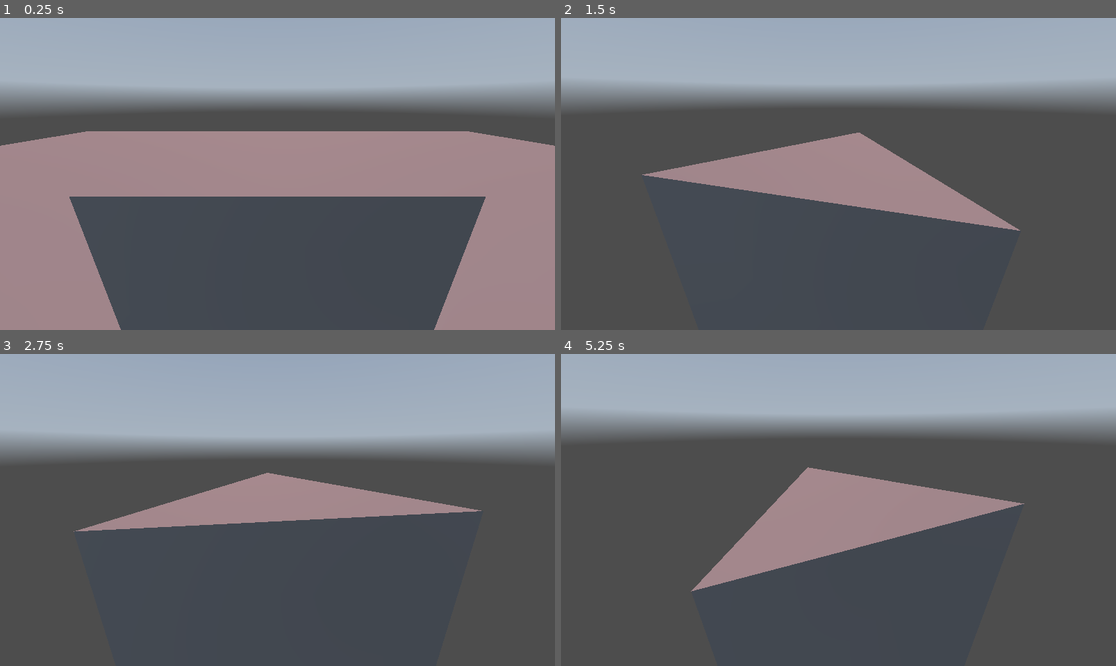
Above: before the commit, frames 1-4 (two rows, left to right).
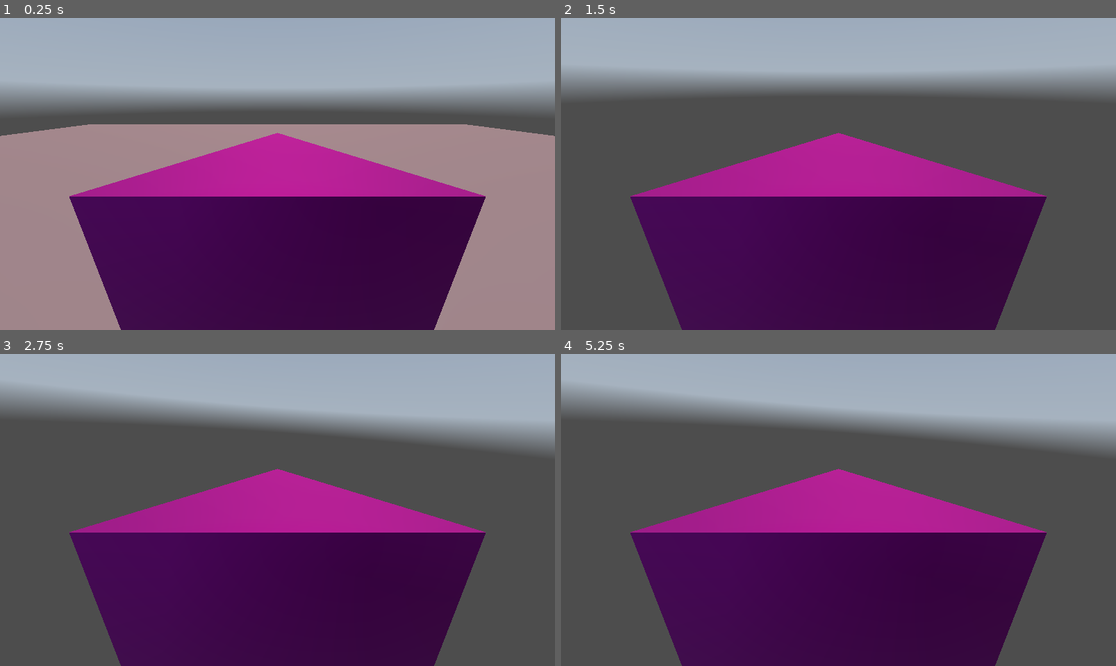
Above: after the commit, the same moments.

Repository: tom-mcgreal11/godot-testing
Game: Godot game, scene res://assets/node_3d.tscn
Two runs of this game, one before a commit and one after it. Both use one fixed random seed, a clock stepped at 60 frames per second and the inputs below. A sky picture missing from this copy of the repository is replaced by a grey-blue gradient.
Inputs (mouse positions are in pixels of both pictures, inside the frame that each line leads up to):
- Up to frame 1 (0.25 s): no input
- Up to frame 2 (1.5 s): tap Enter at 0.5 s; move the mouse to (866, 174) at 0.52 s; hold W (move_forward) from 0.53 s (still down); tap Down (look_down, bound only after the commit) at 0.6 s; tap Space (jump) at 0.77 s; tap Up (look_up, bound only after the commit) at 0.8, 1.35 s; move the mouse to (810, 174) at 1.27 s
- Up to frame 3 (2.75 s): keep holding W (move_forward); tap Space (jump) at 1.52, 2 s; tap Left (rotate_anticlockwise, bound only after the commit) at 1.55, 2.1 s; move the mouse to (288, 503) at 2.02 s; tap Right (rotate_clockwise, bound only after the commit) at 2.3 s
- Up to frame 4 (5.25 s): tap Enter at 2.75, 4.25 s; move the mouse to (832, 516) at 2.77 s; tap Right (rotate_clockwise, bound only after the commit) at 2.85 s; tap Space (jump) at 3.02, 3.5, 3.77, 4.52, 5 s; tap Down (look_down, bound only after the commit) at 3.05 s; move the mouse to (877, 513) at 3.52 s; hold Right mouse button (toggle_mouse_capture) 3.53-4.28 s; tap Up (look_up, bound only after the commit) at 3.8 s; move the mouse to (672, 463) at 4.27 s; release W (move_forward) at 4.28 s; hold A (move_left) 4.28-5.03 s; tap Mouse wheel down (wheel_down) at 4.35 s; tap Left (rotate_anticlockwise, bound only after the commit) at 4.55 s; move the mouse to (866, 510) at 5.02 s; hold S (move_backward) from 5.03 s (still down); hold Mouse wheel up (wheel_up) from 5.03 s (still down)

The runs differ from the first frame. In frame 1, 38% of the frame differs, in the area x 0-100%, y 34-100%; in frame 2, 46%; in frame 3, 51%, in the area x 0-100%, y 11-100%; in frame 4, 44%.

Commit message:
Added rotations, 5 degrees of freedom

Diff:
--- a/assets/ship.tscn
+++ b/assets/ship.tscn
@@ -1,9 +1,16 @@
-[gd_scene load_steps=5 format=3 uid="uid://cerl7c5vvp5sk"]
+[gd_scene load_steps=6 format=3 uid="uid://cerl7c5vvp5sk"]
 
 [ext_resource type="Script" uid="uid://cqljs2jaf4htx" path="res://camera_spring.gd" id="1_laron"]
 [ext_resource type="Script" uid="uid://dx88ajv2ceue" path="res://assets/ship_movement.gd" id="1_x1h0q"]
 
+[sub_resource type="StandardMaterial3D" id="StandardMaterial3D_x1h0q"]
+albedo_color = Color(0.7348194, 0.117840104, 0.73296076, 1)
+metallic = 1.0
+metallic_specular = 0.75
+roughness = 0.7
+
 [sub_resource type="PrismMesh" id="PrismMesh_x1h0q"]
+material = SubResource("StandardMaterial3D_x1h0q")
 
 [sub_resource type="ConvexPolygonShape3D" id="ConvexPolygonShape3D_wwg4n"]
 points = PackedVector3Array(-0.5, -0.5, -0.5, 0.014651676, 0.47069666, 0.47069666, 0.073521286, 0.35295743, 0.47060993, -0.5, -0.5, 0.5, 0.5, -0.5, -0.5, -0.014651676, 0.47069666, -0.47069666, 0.5, -0.5, 0.5, -0.014651676, 0.47069666, 0.47069666, 0.014651676, 0.47069666, -0.47069666)
--- a/assets/ship_movement.gd
+++ b/assets/ship_movement.gd
@@ -3,18 +3,29 @@
 @onready var speed := 20
 @onready var gravity := 9.8
 @onready var jump_strength := 10
+@onready var yaw_rate := 1
+@onready var rotate_rate := 1
+@onready var look_rate := 1
 
 func _physics_process(delta: float) -> void:
 	var direction = Vector3.ZERO
-
-	direction.z = Input.get_axis("move_forward", "move_backward") * speed
-	direction.x = Input.get_axis("move_left", "move_right") * speed
-
+	var yaw_input := 0
+	var rotate_input := 0
+	var look_input := 0
+	direction = -(-transform.basis.z * Input.get_axis("move_forward", "move_backward") \
+	-transform.basis.x * Input.get_axis("move_left", "move_right"))
+	#rotate(Vector3.RIGHT, 1.0 * delta)
+	yaw_input = - Input.get_axis("yaw_left", "yaw_right") * yaw_rate
+	rotate(Vector3.UP, yaw_input * delta)
+	rotate_input = Input.get_axis("rotate_anticlockwise", "rotate_clockwise") * rotate_rate
+	rotate(Vector3.FORWARD, rotate_input * delta)
+	look_input = Input.get_axis("look_up", "look_down") * look_rate
+	rotate(Vector3.RIGHT, look_input * delta )
 
 	if not is_on_floor():
 		direction.y -= gravity * delta
 	else:
 		if Input.is_action_pressed("jump"):
 			direction.y += jump_strength
-	velocity = direction
+	velocity = direction * speed
 	move_and_slide()
--- a/camera_spring.gd
+++ b/camera_spring.gd
@@ -6,11 +6,11 @@
 	Input.set_mouse_mode(Input.MOUSE_MODE_CAPTURED)
 
 func _unhandled_input(event: InputEvent) -> void:
-	if event is InputEventMouseMotion && Input.mouse_mode == 2:
-		rotation.y -= event.relative.x * mouse_sensitivity
-		rotation.y = wrapf(rotation.y, 0 , TAU)
-		rotation.x -= event.relative.y * mouse_sensitivity
-		rotation.x = clamp(rotation.x, -PI/2, PI/4)
+	#if event is InputEventMouseMotion && Input.mouse_mode == 2:
+	#	rotation.y -= event.relative.x * mouse_sensitivity
+	#	rotation.y = wrapf(rotation.y, 0 , TAU)
+	#	rotation.x -= event.relative.y * mouse_sensitivity
+	#	rotation.x = clamp(rotation.x, -PI/2, PI/4)
 
 	if event.is_action_pressed("wheel_up"):
 		spring_length -= 0.1
--- a/project.godot
+++ b/project.godot
@@ -57,3 +57,33 @@
 "events": [Object(InputEventKey,"resource_local_to_scene":false,"resource_name":"","device":-1,"window_id":0,"alt_press …(191 unchanged characters)…
 ]
 }
+yaw_left={
+"deadzone": 0.2,
+"events": [Object(InputEventKey,"resource_local_to_scene":false,"resource_name":"","device":-1,"window_id":0,"alt_pressed":false,"shift_pressed":false,"ctrl_pressed":false,"meta_pressed":false,"pressed":false,"keycode":0,"physical_keycode":81,"key_label":0,"unicode":113,"location":0,"echo":false,"script":null)
+]
+}
+yaw_right={
+"deadzone": 0.2,
+"events": [Object(InputEventKey,"resource_local_to_scene":false,"resource_name":"","device":-1,"window_id":0,"alt_pressed":false,"shift_pressed":false,"ctrl_pressed":false,"meta_pressed":false,"pressed":false,"keycode":0,"physical_keycode":69,"key_label":0,"unicode":101,"location":0,"echo":false,"script":null)
+]
+}
+rotate_anticlockwise={
+"deadzone": 0.2,
+"events": [Object(InputEventKey,"resource_local_to_scene":false,"resource_name":"","device":-1,"window_id":0,"alt_pressed":false,"shift_pressed":false,"ctrl_pressed":false,"meta_pressed":false,"pressed":false,"keycode":0,"physical_keycode":4194319,"key_label":0,"unicode":0,"location":0,"echo":false,"script":null)
+]
+}
+rotate_clockwise={
+"deadzone": 0.2,
+"events": [Object(InputEventKey,"resource_local_to_scene":false,"resource_name":"","device":-1,"window_id":0,"alt_pressed":false,"shift_pressed":false,"ctrl_pressed":false,"meta_pressed":false,"pressed":false,"keycode":0,"physical_keycode":4194321,"key_label":0,"unicode":0,"location":0,"echo":false,"script":null)
+]
+}
+look_up={
+"deadzone": 0.2,
+"events": [Object(InputEventKey,"resource_local_to_scene":false,"resource_name":"","device":-1,"window_id":0,"alt_pressed":false,"shift_pressed":false,"ctrl_pressed":false,"meta_pressed":false,"pressed":false,"keycode":0,"physical_keycode":4194320,"key_label":0,"unicode":0,"location":0,"echo":false,"script":null)
+]
+}
+look_down={
+"deadzone": 0.2,
+"events": [Object(InputEventKey,"resource_local_to_scene":false,"resource_name":"","device":-1,"window_id":0,"alt_pressed":false,"shift_pressed":false,"ctrl_pressed":false,"meta_pressed":false,"pressed":false,"keycode":0,"physical_keycode":4194322,"key_label":0,"unicode":0,"location":0,"echo":false,"script":null)
+]
+}
